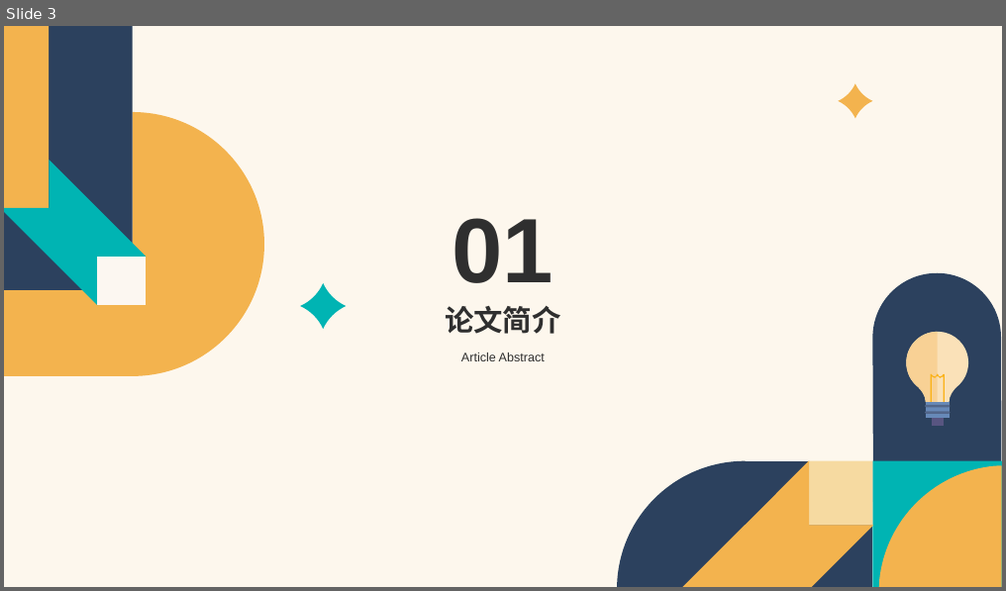
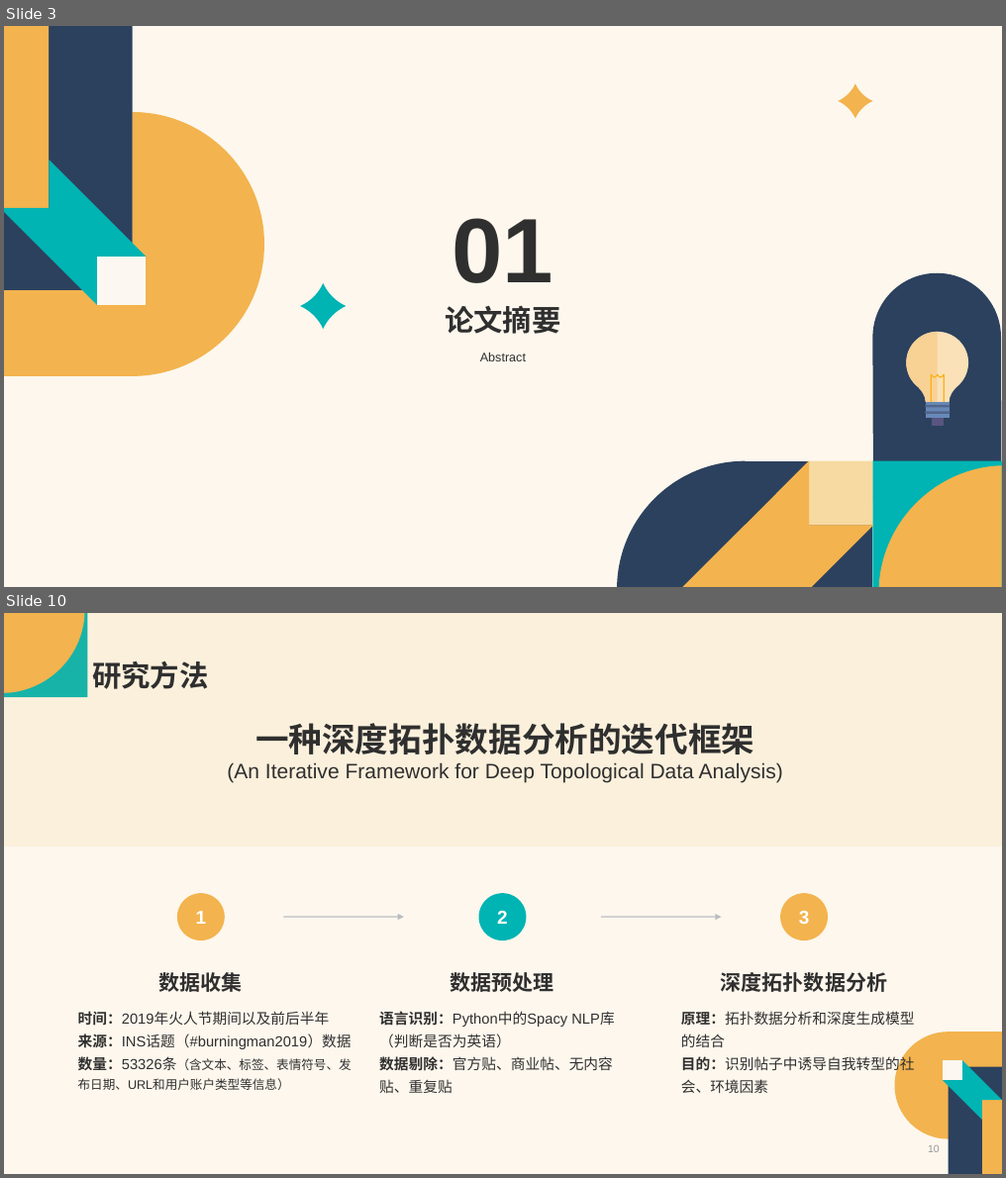
Before and after one commit to Vaelubo/Research, a slide deck: SSCI文章汇报.pptx. Shown one above the other, each under a label of ours: slide 3 before the commit, slides 3 and 10 after it; the slides between them are not shown. The pictures are 1006x591 and 1006x1178 pixels, drawn with LibreOffice and Linux fonts; fonts in the diff are those of the drawing. Boxes give left, top, right and bottom in pixels: in the first picture for what was removed or moved away, otherwise in the second. Text is boxed around its words. In the diff, an @@ line names an element or a change of style, - is before the commit and + after.

Commit message:
0410旅游目的地课程作业

```diff
--- a/SSCI文章汇报.pptx
+++ b/SSCI文章汇报.pptx
@@ slide 10 added at (4, 613, 1002, 1174), background #FDF0DC at 50% opacity @@
@@ rectangle added at (4, 613, 88, 697), fill #00B4B3 @@
@@ freeform shape added at (4, 613, 84, 693), fill #F3B34E @@
@@ title added at (92, 661, 208, 689), 28 pt, text #2F2F2F, bold @@
+研究方法
@@ group added at (4, 613, 1002, 1093): 7 texts, 3 ellipses, 2 arrows, 1 rectangle @@
+一种深度拓扑数据分析的迭代框架
+(An Iterative Framework for Deep Topological Data Analysis)
+时间：2019年火人节期间以及前后半年
+来源：INS话题（#burningman2019）数据
+数量：53326条（含文本、标签、表情符号、发布日期、URL和用户账户类型等信息）
+数据收集
+1
+原理：拓扑数据分析和深度生成模型的结合
+目的：识别帖子中诱导自我转型的社会、环境因素
+深度拓扑数据分析
+3
+语言识别：Python中的Spacy NLP库（判断是否为英语）
+数据剔除：官方贴、商业帖、无内容贴、重复贴
+数据预处理
+2
@@ group added at (895, 1032, 1002, 1174): 4 freeform shapes, 1 rectangle @@
@@ page number added at (928, 1146, 940, 1153), 10 pt, text #979797 @@
+10
@@ slide 3 changed as well @@
@@ title at (445, 305, 560, 334): text changed @@
-论文简介
+论文摘要
@@ text at (480, 353, 526, 362): text changed @@
-Article Abstract
+Abstract
```
Also in this commit, not shown: 6 other slides changed, 13 other slides added, 14 slides removed.
